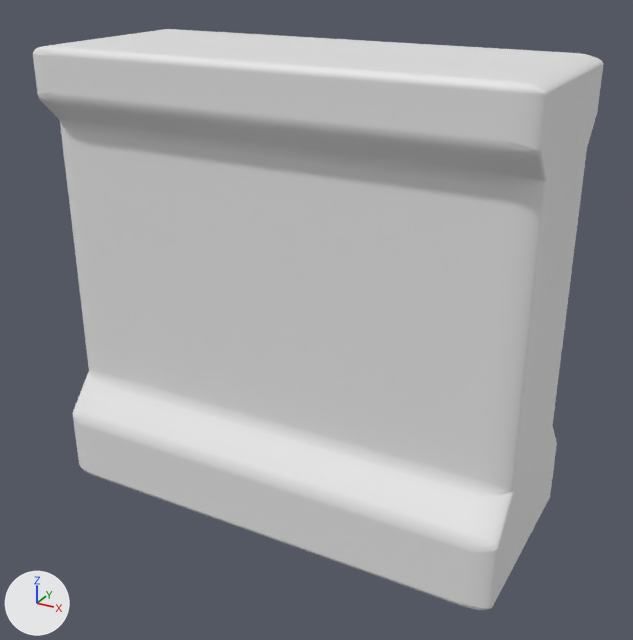
A saved change to the Blender file Env_Wall_Windowed_A.blend.
The view is the same before and after, from a camera (50 mm lens) standing at (5.57, -9.85, 8.1) and looking at (0.19, -0.08, 3.21). The lights are fixed; the arrows at lower left show +X, +Y and +Z. The picture after the commit comes second.
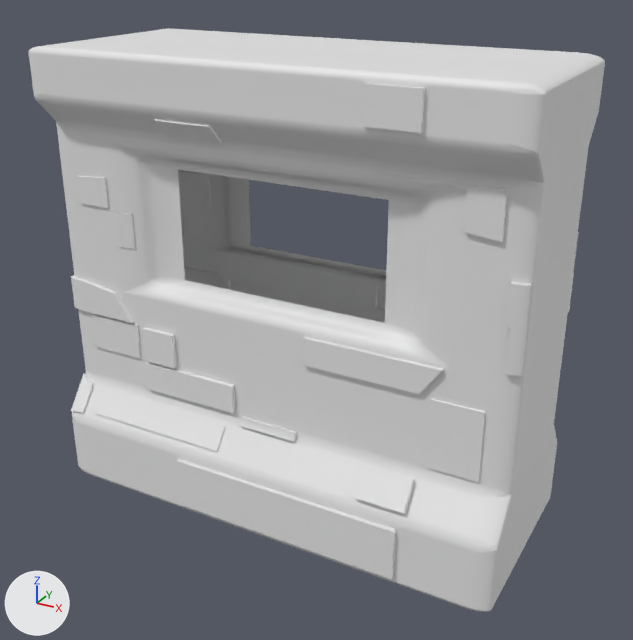
Boxes [x1, y1, x2, y2] around the edits, measured in the pictures (633 x 640 px):
'Cube', reshaped, modifiers changed: before [33, 29, 604, 610]; after [28, 29, 605, 612]

Diff of the bpy script that builds the scene:
```diff
--- a/Env_Wall_Windowed_A.blend.py
+++ b/Env_Wall_Windowed_A.blend.py
@@ me_cube_001 @@
 # used by ob_cube; location = (0.02, 0.0, 1.38); scale = (3.35, 1.0, 1.0)
-me_cube_001.from_pydata(...)  # 24 vertices, 17 faces; spans x -1.02..1.0, y 0.0..1.44, z -1.0..5.42
+me_cube_001.from_pydata(...)  # 17168 vertices, 17151 faces; spans x -1.02..1.0, y -1.44..1.5, z -1.0..5.42
+# me_cube_001 part 1: 16 vertices removed from x -1.02..1.0, y 0.0..1.44, z -1.0..5.42; 17160 vertices added at x -1.02..1.0, y -1.44..1.5, z -1.0..5.42
@@ ob_cube @@
 _m = ob_cube.modifiers.new('Mirror', 'MIRROR')
 _m.use_axis = (False, True, False)
+_m.use_bisect_axis = (False, True, False)
 _m = ob_cube.modifiers.new('Bevel', 'BEVEL')
-_m.width = 0.11
-_m.width_pct = 0.11
-_m.segments = 20
+_m.segments = 6
```
